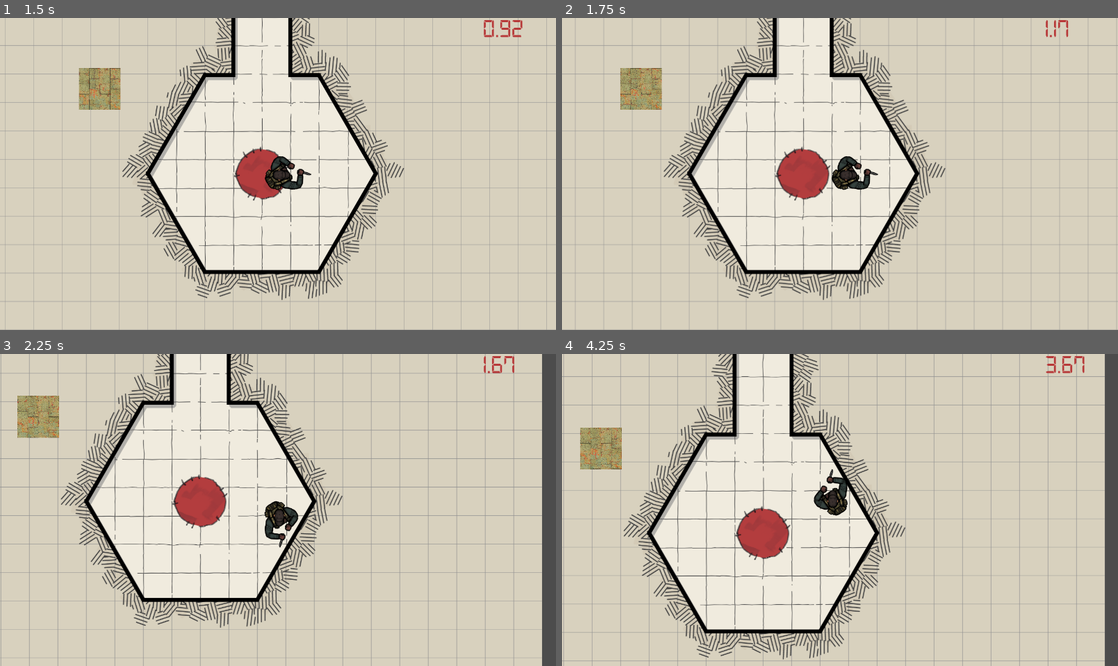
Above: before the commit, frames 1-4 (two rows, left to right).
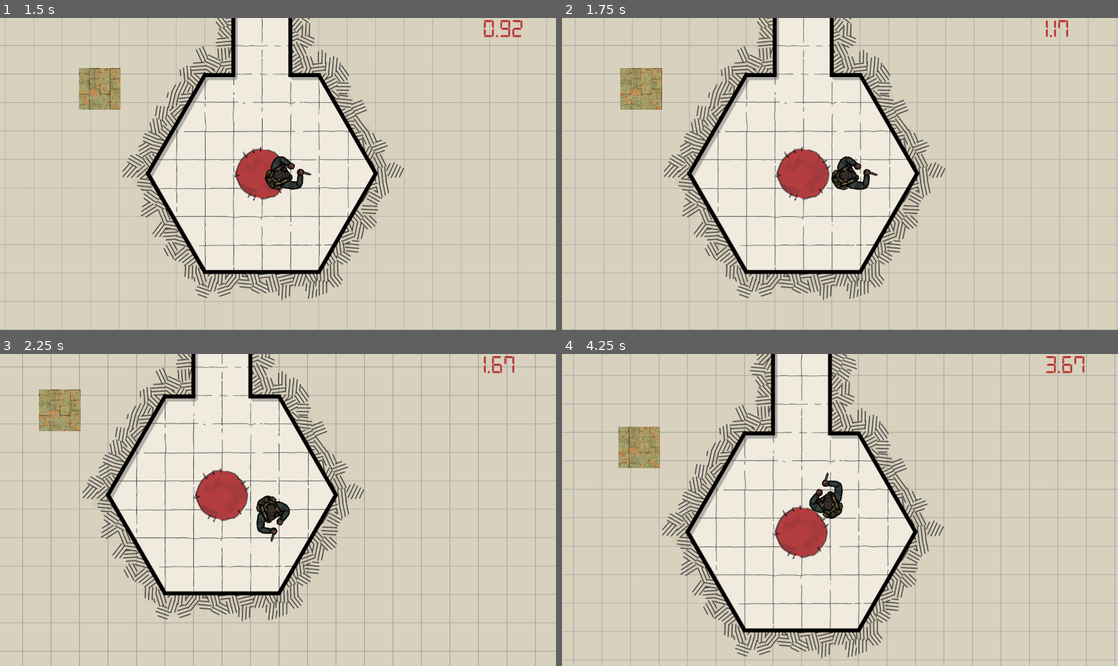
Above: after the commit, the same moments.

Repository: team8-gj001/GameJam001
Game: Godot game, scene res://scenes/title/title.tscn
Two runs of this game, one before a commit and one after it. Both use one fixed random seed, a clock stepped at 60 frames per second and the inputs below.
Inputs (mouse positions are in pixels of both pictures, inside the frame that each line leads up to):
- Up to frame 1 (1.5 s): click "PLAY" at 0.5 s; move the mouse to (400, 158) at 1.27 s; hold D (move_right) from 1.28 s (still down); click (400, 158) at 1.42 s
- Up to frame 2 (1.75 s): keep holding D (move_right)
- Up to frame 3 (2.25 s): move the mouse to (166, 525) at 2.02 s; release D (move_right) at 2.03 s; hold S (move_down) from 2.03 s (still down); click (166, 525) at 2.17 s
- Up to frame 4 (4.25 s): move the mouse to (895, 441) at 2.77 s; release S (move_down) at 2.78 s; hold D (move_right) 2.78-3.53 s; click (895, 441) at 2.92 s; move the mouse to (812, 572) at 3.52 s; hold W (move_up) from 3.53 s (still down); click (812, 572) at 3.67 s

Frame 1 is identical in both runs. In frame 2, 0.3% of the frame differs, in the area x 10-57%, y 16-56%; in frame 3, 26%; in frame 4, 32%, in the area x 0-100%, y 0-100%.

Commit message:
project: desperate attempt to fix

Diff:
--- a/entities/player/player.gd
+++ b/entities/player/player.gd
@@ -34,4 +34,3 @@
 func _physics_process(_delta):
 	get_input() # seperate this into its own function
 	var movement = move_and_slide(velocity)
-	print(movement)
--- a/scenes/hud.gd
+++ b/scenes/hud.gd
@@ -17,8 +17,6 @@
 	var seconds = fmod(run_time, 60.0)
 	run_time /= 60
 	var minutes = fmod(run_time, 60.0)
-	print(seconds)
-	print(minutes)
 	if minutes >= 1:
 		time_text = str(floor(minutes)) + ":"
 	time_text = time_text + str(stepify(seconds, 0.01))
--- a/scenes/main_level/main_level.tscn
+++ b/scenes/main_level/main_level.tscn
@@ -1,7 +1,7 @@
 [gd_scene load_steps=75 format=2]
 
 [ext_resource path="res://entities/player/player.tscn" type="PackedScene" id=1]
-[ext_resource path="res://scenes/main_level/Map man.png" type="Texture" id=2]
+[ext_resource path="res://scenes/main_level/map_man.png" type="Texture" id=2]
 
 [sub_resource type="SegmentShape2D" id=1]
 a = Vector2( 99.7603, 53.4556 )
@@ -307,7 +307,7 @@
 position = Vector2( 82.0553, 13.0813 )
 
 [node name="CollisionShape2D" type="CollisionShape2D" parent="Node/StaticBody2D8"]
-position = Vector2( 177.425, -388.144 )
+position = Vector2( 175.743, -388.144 )
 shape = SubResource( 8 )
 
 [node name="StaticBody2D9" type="StaticBody2D" parent="Node"]
--- /dev/null
+++ b/scenes/tutorial/WallsCollider.gd
@@ -0,0 +1,20 @@
+extends StaticBody2D
+
+
+# Declare member variables here. Examples:
+# var a = 2
+# var b = "text"
+
+
+# Called when the node enters the scene tree for the first time.
+func _ready():
+	pass # Replace with function body.
+
+
+# Called every frame. 'delta' is the elapsed time since the previous frame.
+#func _process(delta):
+	#print(to_local(get_global_mouse_position()))
+
+func _input(event):
+   if event is InputEventMouseButton:
+	   print(to_local(get_global_mouse_position()))
--- a/scenes/tutorial/tut.tscn
+++ b/scenes/tutorial/tut.tscn
@@ -1,108 +1,97 @@
-[gd_scene load_steps=31 format=2]
+[gd_scene load_steps=29 format=2]
 
 [ext_resource path="res://entities/player/player.tscn" type="PackedScene" id=1]
 [ext_resource path="res://scenes/rusty_tiles1.png" type="Texture" id=2]
-[ext_resource path="res://scenes/tutorial/map (2).png" type="Texture" id=3]
+[ext_resource path="res://scenes/tutorial/tut.png" type="Texture" id=3]
+[ext_resource path="res://scenes/tutorial/WallsCollider.gd" type="Script" id=4]
 
 [sub_resource type="RectangleShape2D" id=1]
 extents = Vector2( 50.9817, 51.1033 )
 
-[sub_resource type="SegmentShape2D" id=2]
-a = Vector2( 1.78711, -150.093 )
-b = Vector2( 0.710693, 200.04 )
-
-[sub_resource type="SegmentShape2D" id=3]
-a = Vector2( -28.0547, -2.79433 )
-b = Vector2( 43.3282, -1.4682 )
-
-[sub_resource type="SegmentShape2D" id=4]
-b = Vector2( -141.839, 243.364 )
-
-[sub_resource type="SegmentShape2D" id=5]
-a = Vector2( -1.03989, 0.0537033 )
-b = Vector2( 140.636, 244.117 )
+[sub_resource type="RectangleShape2D" id=5]
+extents = Vector2( 145.957, 145.374 )
 
 [sub_resource type="SegmentShape2D" id=6]
-b = Vector2( 278.984, -0.997131 )
-
-[sub_resource type="RectangleShape2D" id=7]
-extents = Vector2( 145.957, 145.374 )
-
-[sub_resource type="SegmentShape2D" id=8]
-a = Vector2( -208.832, 0.245117 )
-b = Vector2( 215.831, 0.22998 )
-
-[sub_resource type="SegmentShape2D" id=9]
 a = Vector2( 3.45587, -363.293 )
 b = Vector2( 3.85461, 200.268 )
 
-[sub_resource type="SegmentShape2D" id=10]
+[sub_resource type="SegmentShape2D" id=7]
+a = Vector2( -208.832, 0.245117 )
+b = Vector2( 215.222, -0.230652 )
+
+[sub_resource type="SegmentShape2D" id=8]
 a = Vector2( 0.737671, -221.826 )
 b = Vector2( 0.799133, 201.703 )
 
-[sub_resource type="RectangleShape2D" id=11]
+[sub_resource type="RectangleShape2D" id=9]
 extents = Vector2( 286.829, 75.9606 )
 
-[sub_resource type="SegmentShape2D" id=12]
+[sub_resource type="SegmentShape2D" id=10]
 a = Vector2( 354.28, -2.59326 )
 b = Vector2( -207.026, 0.55957 )
 
-[sub_resource type="RectangleShape2D" id=13]
+[sub_resource type="RectangleShape2D" id=11]
 extents = Vector2( 109.042, 75.8586 )
 
-[sub_resource type="SegmentShape2D" id=14]
+[sub_resource type="SegmentShape2D" id=12]
 a = Vector2( 105.136, 1.87524 )
 b = Vector2( -34.6307, -0.167725 )
 
-[sub_resource type="SegmentShape2D" id=15]
+[sub_resource type="SegmentShape2D" id=13]
 a = Vector2( -0.861328, -141.276 )
 b = Vector2( -2.13409, 142.208 )
 
-[sub_resource type="SegmentShape2D" id=16]
+[sub_resource type="SegmentShape2D" id=14]
 a = Vector2( -2.25916, -279.284 )
 b = Vector2( -3.6734, 143.566 )
 
-[sub_resource type="SegmentShape2D" id=17]
+[sub_resource type="SegmentShape2D" id=15]
 a = Vector2( 1.98474, -179.344 )
 b = Vector2( 1.98474, 171.656 )
 
-[sub_resource type="SegmentShape2D" id=18]
+[sub_resource type="SegmentShape2D" id=16]
 a = Vector2( -175.015, -0.344238 )
 b = Vector2( 110.985, 0.655762 )
 
-[sub_resource type="SegmentShape2D" id=19]
+[sub_resource type="SegmentShape2D" id=17]
 a = Vector2( -1.41797, -319.555 )
 b = Vector2( -0.395996, 310.567 )
 
-[sub_resource type="SegmentShape2D" id=20]
+[sub_resource type="SegmentShape2D" id=18]
 a = Vector2( 0.82016, -100.982 )
 b = Vector2( -1.04434, 108.711 )
 
-[sub_resource type="RectangleShape2D" id=21]
+[sub_resource type="RectangleShape2D" id=19]
 extents = Vector2( 284.987, 111.055 )
 
-[sub_resource type="RectangleShape2D" id=22]
+[sub_resource type="RectangleShape2D" id=20]
 extents = Vector2( 72.362, 210.354 )
 
-[sub_resource type="SegmentShape2D" id=23]
+[sub_resource type="SegmentShape2D" id=21]
 a = Vector2( -5.83716, -352.321 )
 b = Vector2( -2.80237, 354.25 )
 
-[sub_resource type="SegmentShape2D" id=24]
+[sub_resource type="SegmentShape2D" id=22]
 a = Vector2( -189.339, -3.31055 )
 b = Vector2( 124.163, -3.32129 )
 
-[sub_resource type="SegmentShape2D" id=25]
+[sub_resource type="SegmentShape2D" id=23]
 a = Vector2( -32.1405, 6.00049 )
 b = Vector2( 73.1759, 3.79346 )
 
-[sub_resource type="SegmentShape2D" id=26]
+[sub_resource type="SegmentShape2D" id=24]
 a = Vector2( 2.09692, -174.777 )
 b = Vector2( -0.403076, 108.723 )
 
-[sub_resource type="SegmentShape2D" id=27]
+[sub_resource type="SegmentShape2D" id=25]
 a = Vector2( -207.448, -0.506836 )
 b = Vector2( 143.156, -0.506836 )
+
+[sub_resource type="RectangleShape2D" id=26]
+extents = Vector2( 35.9375, 176.164 )
+
+[sub_resource type="ConcavePolygonShape2D" id=27]
+segments = PoolVector2Array( 340, -38, 476, 200, 0, 0, 0, 0, 0, 0, 0, 0 )
 
 [node name="Tutorial" type="Node2D"]
 
@@ -127,404 +116,356 @@
 
 [node name="Node" type="Node" parent="."]
 
-[node name="StaticBody2D" type="StaticBody2D" parent="Node"]
-
-[node name="CollisionShape2D" type="CollisionShape2D" parent="Node/StaticBody2D"]
-position = Vector2( 130.179, -239.348 )
-shape = SubResource( 2 )
-
-[node name="StaticBody2D2" type="StaticBody2D" parent="Node"]
-
-[node name="CollisionShape2D" type="CollisionShape2D" parent="Node/StaticBody2D2"]
-position = Vector2( 271.088, -240.407 )
-shape = SubResource( 2 )
-
-[node name="StaticBody2D3" type="StaticBody2D" parent="Node"]
-
-[node name="CollisionShape2D" type="CollisionShape2D" parent="Node/StaticBody2D3"]
-position = Vector2( 89.0629, -39.3121 )
-shape = SubResource( 3 )
-
-[node name="StaticBody2D4" type="StaticBody2D" parent="Node"]
-
-[node name="CollisionShape2D" type="CollisionShape2D" parent="Node/StaticBody2D4"]
-position = Vector2( 298.402, -39.0315 )
-shape = SubResource( 3 )
-
-[node name="StaticBody2D5" type="StaticBody2D" parent="Node"]
-
-[node name="CollisionShape2D" type="CollisionShape2D" parent="Node/StaticBody2D5"]
-position = Vector2( 62.474, -39.709 )
-shape = SubResource( 4 )
-
-[node name="StaticBody2D6" type="StaticBody2D" parent="Node"]
-
-[node name="CollisionShape2D" type="CollisionShape2D" parent="Node/StaticBody2D6"]
-position = Vector2( 481.714, 202.743 )
-shape = SubResource( 4 )
-
-[node name="StaticBody2D7" type="StaticBody2D" parent="Node"]
-
-[node name="CollisionShape2D" type="CollisionShape2D" parent="Node/StaticBody2D7"]
-position = Vector2( 340.845, -40.2702 )
-shape = SubResource( 5 )
-
-[node name="StaticBody2D8" type="StaticBody2D" parent="Node"]
-
-[node name="CollisionShape2D" type="CollisionShape2D" parent="Node/StaticBody2D8"]
-position = Vector2( -78.3486, 201.816 )
-shape = SubResource( 5 )
-
-[node name="StaticBody2D9" type="StaticBody2D" parent="Node"]
-
-[node name="CollisionShape2D" type="CollisionShape2D" parent="Node/StaticBody2D9"]
-position = Vector2( 62.7606, 444.864 )
-shape = SubResource( 6 )
-
 [node name="StaticBody2D10" type="StaticBody2D" parent="Node"]
 
 [node name="CollisionShape2D" type="CollisionShape2D" parent="Node/StaticBody2D10"]
 position = Vector2( -9.95743, -668.626 )
-shape = SubResource( 7 )
+shape = SubResource( 5 )
 
 [node name="StaticBody2D11" type="StaticBody2D" parent="Node"]
 
 [node name="CollisionShape2D" type="CollisionShape2D" parent="Node/StaticBody2D11"]
 position = Vector2( 411.043, -671.626 )
-shape = SubResource( 7 )
-
-[node name="StaticBody2D12" type="StaticBody2D" parent="Node"]
-
-[node name="CollisionShape2D" type="CollisionShape2D" parent="Node/StaticBody2D12"]
-position = Vector2( 479.913, -389.24 )
-shape = SubResource( 8 )
-
-[node name="StaticBody2D13" type="StaticBody2D" parent="Node"]
-
-[node name="CollisionShape2D" type="CollisionShape2D" parent="Node/StaticBody2D13"]
-position = Vector2( -82.706, -390.98 )
-shape = SubResource( 8 )
+shape = SubResource( 5 )
 
 [node name="StaticBody2D14" type="StaticBody2D" parent="Node"]
 
 [node name="CollisionShape2D" type="CollisionShape2D" parent="Node/StaticBody2D14"]
 position = Vector2( -290.482, -588.576 )
-shape = SubResource( 9 )
+shape = SubResource( 6 )
 
 [node name="StaticBody2D15" type="StaticBody2D" parent="Node"]
 
 [node name="CollisionShape2D" type="CollisionShape2D" parent="Node/StaticBody2D15"]
 position = Vector2( 684.158, -590.434 )
-shape = SubResource( 9 )
+shape = SubResource( 6 )
 
 [node name="StaticBody2D16" type="StaticBody2D" parent="Node"]
 
 [node name="CollisionShape2D" type="CollisionShape2D" parent="Node/StaticBody2D16"]
 position = Vector2( 475.013, -950.506 )
-shape = SubResource( 8 )
+shape = SubResource( 7 )
 
 [node name="StaticBody2D17" type="StaticBody2D" parent="Node"]
 
 [node name="CollisionShape2D" type="CollisionShape2D" parent="Node/StaticBody2D17"]
 position = Vector2( -79.8117, -951.414 )
-shape = SubResource( 8 )
+shape = SubResource( 7 )
 
 [node name="StaticBody2D18" type="StaticBody2D" parent="Node"]
 
 [node name="CollisionShape2D" type="CollisionShape2D" parent="Node/StaticBody2D18"]
 position = Vector2( 267.168, -1152.63 )
-shape = SubResource( 10 )
+shape = SubResource( 8 )
 
 [node name="StaticBody2D19" type="StaticBody2D" parent="Node"]
 
 [node name="CollisionShape2D" type="CollisionShape2D" parent="Node/StaticBody2D19"]
 position = Vector2( 131.814, -1153.07 )
-shape = SubResource( 10 )
+shape = SubResource( 8 )
 
 [node name="StaticBody2D20" type="StaticBody2D" parent="Node"]
 
 [node name="CollisionShape2D" type="CollisionShape2D" parent="Node/StaticBody2D20"]
 position = Vector2( 550.953, -1580.96 )
-shape = SubResource( 11 )
+shape = SubResource( 9 )
 
 [node name="StaticBody2D21" type="StaticBody2D" parent="Node"]
 
 [node name="CollisionShape2D" type="CollisionShape2D" parent="Node/StaticBody2D21"]
 position = Vector2( -152.53, -1579.9 )
-shape = SubResource( 11 )
+shape = SubResource( 9 )
 
 [node name="StaticBody2D22" type="StaticBody2D" parent="Node"]
 
 [node name="CollisionShape2D" type="CollisionShape2D" parent="Node/StaticBody2D22"]
 position = Vector2( -427.807, -1568.57 )
-shape = SubResource( 10 )
+shape = SubResource( 8 )
 
 [node name="StaticBody2D24" type="StaticBody2D" parent="Node"]
 
 [node name="CollisionShape2D" type="CollisionShape2D" parent="Node/StaticBody2D24"]
 position = Vector2( 475.749, -1369.57 )
-shape = SubResource( 12 )
+shape = SubResource( 10 )
 
 [node name="StaticBody2D25" type="StaticBody2D" parent="Node"]
 
 [node name="CollisionShape2D" type="CollisionShape2D" parent="Node/StaticBody2D25"]
 position = Vector2( -223.607, -1366.9 )
-shape = SubResource( 12 )
+shape = SubResource( 10 )
 
 [node name="StaticBody2D26" type="StaticBody2D" parent="Node"]
 
 [node name="CollisionShape2D" type="CollisionShape2D" parent="Node/StaticBody2D26"]
 position = Vector2( -222.484, -1788.38 )
-shape = SubResource( 12 )
+shape = SubResource( 10 )
 
 [node name="StaticBody2D27" type="StaticBody2D" parent="Node"]
 
 [node name="CollisionShape2D" type="CollisionShape2D" parent="Node/StaticBody2D27"]
 position = Vector2( 474.458, -1789 )
-shape = SubResource( 12 )
+shape = SubResource( 10 )
 
 [node name="StaticBody2D28" type="StaticBody2D" parent="Node"]
 
 [node name="CollisionShape2D" type="CollisionShape2D" parent="Node/StaticBody2D28"]
 position = Vector2( -113.116, -2423.96 )
-shape = SubResource( 13 )
+shape = SubResource( 11 )
 
 [node name="StaticBody2D29" type="StaticBody2D" parent="Node"]
 position = Vector2( -144.163, -236.267 )
 
 [node name="CollisionShape2D" type="CollisionShape2D" parent="Node/StaticBody2D29"]
 position = Vector2( 170.488, -2256.48 )
-shape = SubResource( 14 )
+shape = SubResource( 12 )
 
 [node name="StaticBody2D30" type="StaticBody2D" parent="Node"]
 position = Vector2( -144.163, -236.267 )
 
 [node name="CollisionShape2D" type="CollisionShape2D" parent="Node/StaticBody2D30"]
 position = Vector2( 445.583, -2255.15 )
-shape = SubResource( 14 )
+shape = SubResource( 12 )
 
 [node name="StaticBody2D31" type="StaticBody2D" parent="Node"]
 position = Vector2( -144.163, -236.267 )
 
 [node name="CollisionShape2D" type="CollisionShape2D" parent="Node/StaticBody2D31"]
 position = Vector2( 170.488, -1837.34 )
-shape = SubResource( 14 )
+shape = SubResource( 12 )
 
 [node name="StaticBody2D32" type="StaticBody2D" parent="Node"]
 position = Vector2( -144.163, -236.267 )
 
 [node name="CollisionShape2D" type="CollisionShape2D" parent="Node/StaticBody2D32"]
 position = Vector2( 446.8, -1837.34 )
-shape = SubResource( 14 )
+shape = SubResource( 12 )
 
 [node name="StaticBody2D33" type="StaticBody2D" parent="Node"]
 position = Vector2( -144.163, -236.267 )
 
 [node name="CollisionShape2D" type="CollisionShape2D" parent="Node/StaticBody2D33"]
 position = Vector2( 416.178, -1694.39 )
-shape = SubResource( 15 )
+shape = SubResource( 13 )
 
 [node name="StaticBody2D34" type="StaticBody2D" parent="Node"]
 position = Vector2( -144.163, -236.267 )
 
 [node name="CollisionShape2D" type="CollisionShape2D" parent="Node/StaticBody2D34"]
 position = Vector2( 276.09, -1695.58 )
-shape = SubResource( 15 )
+shape = SubResource( 13 )
 
 [node name="StaticBody2D35" type="StaticBody2D" parent="Node"]
 position = Vector2( -144.163, -236.267 )
 
 [node name="CollisionShape2D" type="CollisionShape2D" parent="Node/StaticBody2D35"]
 position = Vector2( 554.064, -1977.94 )
-shape = SubResource( 16 )
+shape = SubResource( 14 )
 
 [node name="StaticBody2D36" type="StaticBody2D" parent="Node"]
 position = Vector2( -144.163, -236.267 )
 
 [node name="CollisionShape2D" type="CollisionShape2D" parent="Node/StaticBody2D36"]
 position = Vector2( -354.822, -2041.39 )
-shape = SubResource( 17 )
+shape = SubResource( 15 )
 
 [node name="StaticBody2D37" type="StaticBody2D" parent="Node"]
 position = Vector2( -144.163, -236.267 )
 
 [node name="CollisionShape2D" type="CollisionShape2D" parent="Node/StaticBody2D37"]
 position = Vector2( -186.822, -1872.39 )
-shape = SubResource( 18 )
+shape = SubResource( 16 )
 
 [node name="StaticBody2D38" type="StaticBody2D" parent="Node"]
 position = Vector2( -144.163, -236.267 )
 
 [node name="CollisionShape2D" type="CollisionShape2D" parent="Node/StaticBody2D38"]
 position = Vector2( -182.822, -2219.39 )
-shape = SubResource( 18 )
+shape = SubResource( 16 )
 
 [node name="StaticBody2D39" type="StaticBody2D" parent="Node"]
 position = Vector2( -144.163, -236.267 )
 
 [node name="CollisionShape2D" type="CollisionShape2D" parent="Node/StaticBody2D39"]
 position = Vector2( 416.333, -2397.49 )
-shape = SubResource( 16 )
+shape = SubResource( 14 )
 
 [node name="StaticBody2D40" type="StaticBody2D" parent="Node"]
 position = Vector2( -144.163, -236.267 )
 
 [node name="CollisionShape2D" type="CollisionShape2D" parent="Node/StaticBody2D40"]
 position = Vector2( 277.896, -2396.81 )
-shape = SubResource( 16 )
+shape = SubResource( 14 )
 
 [node name="StaticBody2D23" type="StaticBody2D" parent="Node"]
 
 [node name="CollisionShape2D" type="CollisionShape2D" parent="Node/StaticBody2D23"]
 position = Vector2( 480.247, -2910.33 )
-shape = SubResource( 8 )
+shape = SubResource( 7 )
 
 [node name="StaticBody2D41" type="StaticBody2D" parent="Node"]
 
 [node name="CollisionShape2D" type="CollisionShape2D" parent="Node/StaticBody2D41"]
 position = Vector2( -78.7006, -2911.39 )
-shape = SubResource( 8 )
+shape = SubResource( 7 )
 
 [node name="StaticBody2D42" type="StaticBody2D" parent="Node"]
 
 [node name="CollisionShape2D" type="CollisionShape2D" parent="Node/StaticBody2D42"]
 position = Vector2( 689.837, -3221.91 )
-shape = SubResource( 19 )
+shape = SubResource( 17 )
 
 [node name="StaticBody2D43" type="StaticBody2D" parent="Node"]
 
 [node name="CollisionShape2D" type="CollisionShape2D" parent="Node/StaticBody2D43"]
 position = Vector2( -286.954, -3221.07 )
-shape = SubResource( 19 )
+shape = SubResource( 17 )
 
 [node name="StaticBody2D44" type="StaticBody2D" parent="Node"]
 
 [node name="CollisionShape2D" type="CollisionShape2D" parent="Node/StaticBody2D44"]
 position = Vector2( -78.4557, -3539.71 )
-shape = SubResource( 8 )
+shape = SubResource( 7 )
 
 [node name="StaticBody2D45" type="StaticBody2D" parent="Node"]
 
 [node name="CollisionShape2D" type="CollisionShape2D" parent="Node/StaticBody2D45"]
 position = Vector2( 477.044, -3538.71 )
-shape = SubResource( 8 )
+shape = SubResource( 7 )
 
 [node name="StaticBody2D46" type="StaticBody2D" parent="Node"]
 
 [node name="CollisionShape2D" type="CollisionShape2D" parent="Node/StaticBody2D46"]
 position = Vector2( 270.044, -3645.71 )
-shape = SubResource( 20 )
+shape = SubResource( 18 )
 
 [node name="StaticBody2D47" type="StaticBody2D" parent="Node"]
 
 [node name="CollisionShape2D" type="CollisionShape2D" parent="Node/StaticBody2D47"]
 position = Vector2( 133.88, -3648.09 )
-shape = SubResource( 20 )
+shape = SubResource( 18 )
 
 [node name="StaticBody2D48" type="StaticBody2D" parent="Node"]
 
 [node name="CollisionShape2D" type="CollisionShape2D" parent="Node/StaticBody2D48"]
 position = Vector2( 200.554, -3225.21 )
-shape = SubResource( 21 )
+shape = SubResource( 19 )
 
 [node name="StaticBody2D49" type="StaticBody2D" parent="Node"]
 
 [node name="CollisionShape2D" type="CollisionShape2D" parent="Node/StaticBody2D49"]
 position = Vector2( 92.4322, -4102.2 )
-shape = SubResource( 22 )
+shape = SubResource( 20 )
 
 [node name="StaticBody2D50" type="StaticBody2D" parent="Node"]
 
 [node name="CollisionShape2D" type="CollisionShape2D" parent="Node/StaticBody2D50"]
 position = Vector2( 306.007, -4103.53 )
-shape = SubResource( 22 )
+shape = SubResource( 20 )
 
 [node name="StaticBody2D51" type="StaticBody2D" parent="Node"]
 
 [node name="CollisionShape2D" type="CollisionShape2D" parent="Node/StaticBody2D51"]
 position = Vector2( 585.837, -4102.68 )
-shape = SubResource( 23 )
+shape = SubResource( 21 )
 
 [node name="StaticBody2D52" type="StaticBody2D" parent="Node"]
 
 [node name="CollisionShape2D" type="CollisionShape2D" parent="Node/StaticBody2D52"]
 position = Vector2( -178.163, -4100.68 )
-shape = SubResource( 23 )
+shape = SubResource( 21 )
 
 [node name="StaticBody2D53" type="StaticBody2D" parent="Node"]
 
 [node name="CollisionShape2D" type="CollisionShape2D" parent="Node/StaticBody2D53"]
 position = Vector2( 459.837, -3748.68 )
-shape = SubResource( 24 )
+shape = SubResource( 22 )
 
 [node name="StaticBody2D54" type="StaticBody2D" parent="Node"]
 
 [node name="CollisionShape2D" type="CollisionShape2D" parent="Node/StaticBody2D54"]
 position = Vector2( 9.13719, -3749.15 )
-shape = SubResource( 24 )
+shape = SubResource( 22 )
 
 [node name="StaticBody2D55" type="StaticBody2D" parent="Node"]
 
 [node name="CollisionShape2D" type="CollisionShape2D" parent="Node/StaticBody2D55"]
 position = Vector2( 6.3055, -4448.09 )
-shape = SubResource( 24 )
+shape = SubResource( 22 )
 
 [node name="StaticBody2D56" type="StaticBody2D" parent="Node"]
 
 [node name="CollisionShape2D" type="CollisionShape2D" parent="Node/StaticBody2D56"]
 position = Vector2( 457.44, -4445.97 )
-shape = SubResource( 24 )
+shape = SubResource( 22 )
 
 [node name="StaticBody2D57" type="StaticBody2D" parent="Node"]
 
 [node name="CollisionShape2D" type="CollisionShape2D" parent="Node/StaticBody2D57"]
 position = Vector2( 270.044, -4557.88 )
-shape = SubResource( 20 )
+shape = SubResource( 18 )
 
 [node name="StaticBody2D58" type="StaticBody2D" parent="Node"]
 
 [node name="CollisionShape2D" type="CollisionShape2D" parent="Node/StaticBody2D58"]
 position = Vector2( 130.037, -4560.71 )
-shape = SubResource( 20 )
+shape = SubResource( 18 )
 
 [node name="StaticBody2D59" type="StaticBody2D" parent="Node"]
 
 [node name="CollisionShape2D" type="CollisionShape2D" parent="Node/StaticBody2D59"]
 position = Vector2( 304.028, -4663.32 )
-shape = SubResource( 25 )
+shape = SubResource( 23 )
 
 [node name="StaticBody2D60" type="StaticBody2D" parent="Node"]
 
 [node name="CollisionShape2D" type="CollisionShape2D" parent="Node/StaticBody2D60"]
 position = Vector2( 56.203, -4664.49 )
-shape = SubResource( 25 )
+shape = SubResource( 23 )
 
 [node name="StaticBody2D61" type="StaticBody2D" parent="Node"]
 
 [node name="CollisionShape2D" type="CollisionShape2D" parent="Node/StaticBody2D61"]
 position = Vector2( 27.4031, -4768.22 )
-shape = SubResource( 26 )
+shape = SubResource( 24 )
 
 [node name="StaticBody2D63" type="StaticBody2D" parent="Node"]
 
 [node name="CollisionShape2D" type="CollisionShape2D" parent="Node/StaticBody2D63"]
 position = Vector2( 231.801, -4937.29 )
-shape = SubResource( 27 )
+shape = SubResource( 25 )
 
 [node name="StaticBody2D62" type="StaticBody2D" parent="Node"]
 
 [node name="CollisionShape2D" type="CollisionShape2D" parent="Node/StaticBody2D62"]
 position = Vector2( 371.403, -4766.72 )
-shape = SubResource( 26 )
+shape = SubResource( 24 )
 
 [node name="StaticBody2D64" type="StaticBody2D" parent="Node"]
 
 [node name="CollisionShape2D" type="CollisionShape2D" parent="Node/StaticBody2D64"]
 position = Vector2( -118.156, -2137.96 )
-shape = SubResource( 13 )
+shape = SubResource( 11 )
 
 [node name="StaticBody2D65" type="StaticBody2D" parent="Node"]
 
 [node name="CollisionShape2D" type="CollisionShape2D" parent="Node/StaticBody2D65"]
 position = Vector2( 830.174, -1573.62 )
-shape = SubResource( 10 )
+shape = SubResource( 8 )
+
+[node name="WallsCollider" type="StaticBody2D" parent="."]
+script = ExtResource( 4 )
+
+[node name="CollisionShape2D" type="CollisionShape2D" parent="WallsCollider"]
+position = Vector2( 94.713, -215.75 )
+shape = SubResource( 26 )
+
+[node name="CollisionShape2D2" type="CollisionShape2D" parent="WallsCollider"]
+position = Vector2( 306.713, -214.75 )
+shape = SubResource( 26 )
+
+[node name="CollisionShape2D3" type="CollisionShape2D" parent="WallsCollider"]
+shape = SubResource( 27 )
+
+[node name="CollisionPolygon2D" type="CollisionPolygon2D" parent="WallsCollider"]
+build_mode = 1
+polygon = PoolVector2Array( 257.961, 19.8584, 411.583, 258.238, 172.144, 406.562, 1.57092, 140.637 )
Renamed: scenes/main_level/Map man.png -> scenes/main_level/map_man.png
Renamed: scenes/tutorial/map (2).png -> scenes/tutorial/tut.png
